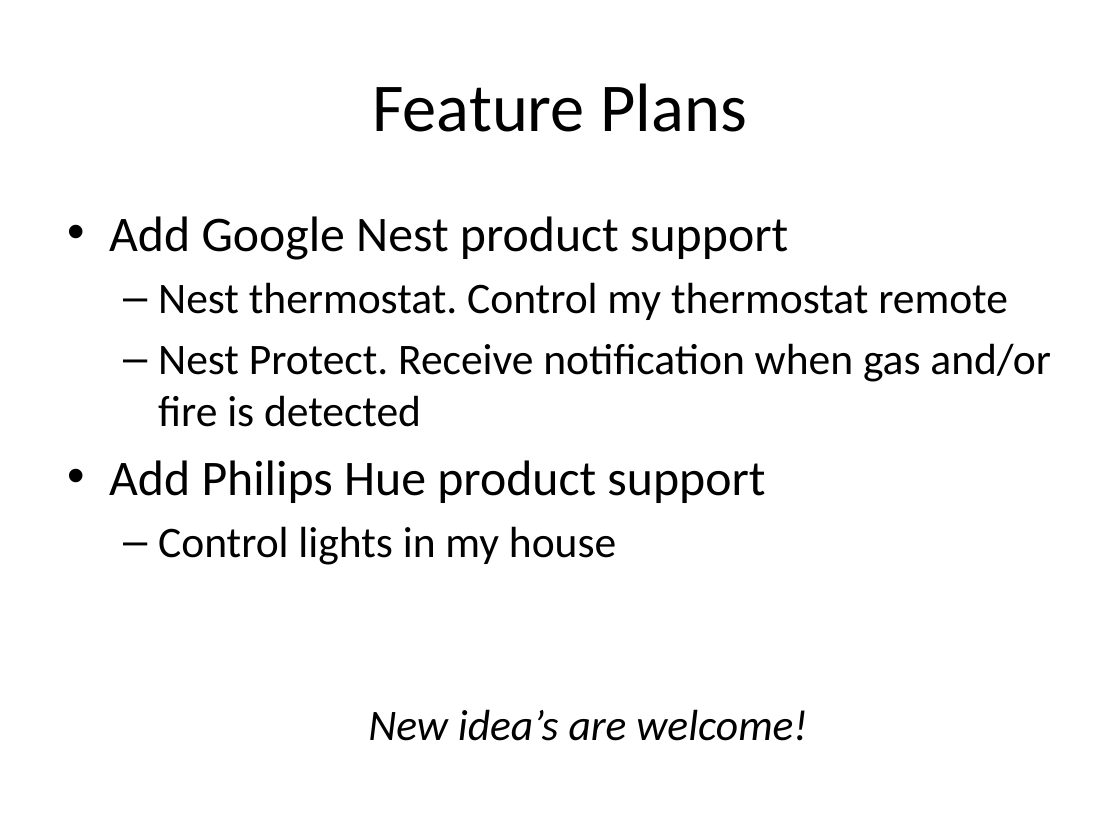
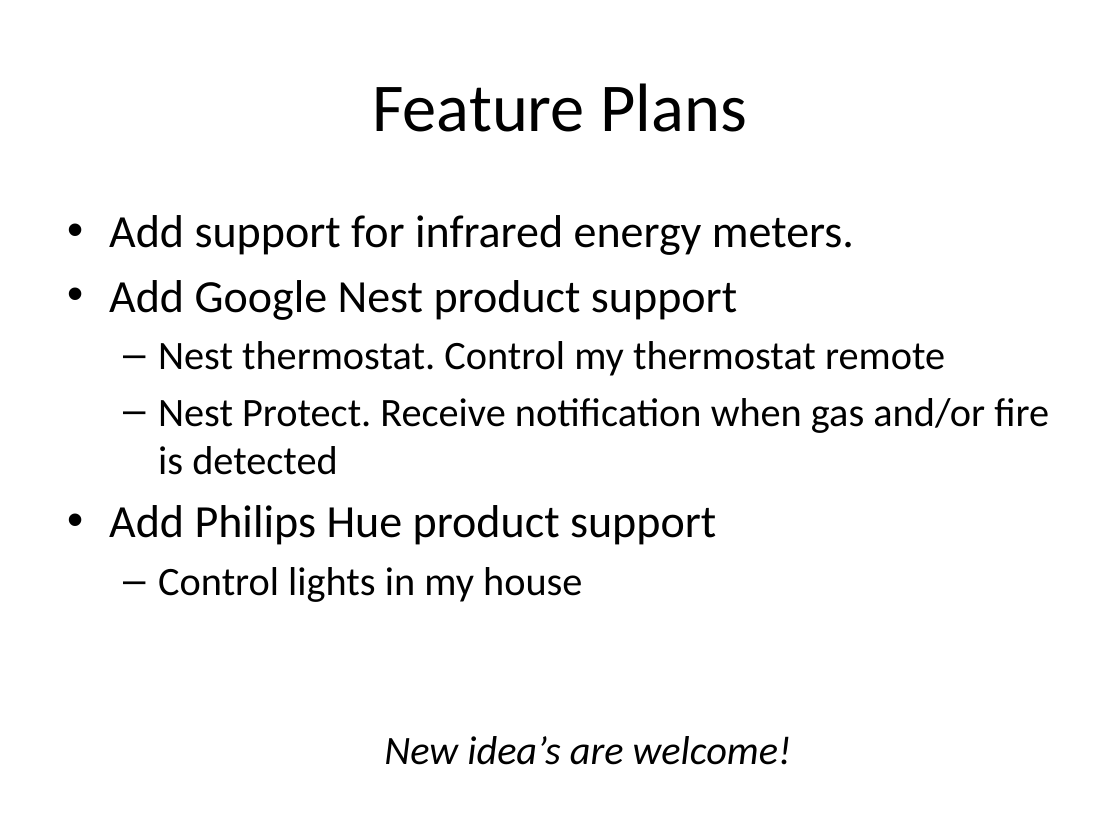
Before and after one commit to plaatsoft/plaatenergy, a slide deck: slide 23 of doc/ppt/PlaatEnergy Design.pptx. Drawn at 1120x840 pixels with LibreOffice and Linux fonts; fonts in the diff are those of the drawing. Boxes give left, top, right and bottom in pixels: in the first picture for what was removed or moved away, otherwise in the second. Text is boxed around its words. In the diff, an @@ line names an element or a change of style, - is before the commit and + after.

Commit message:
Update design powerpoint

```diff
--- a/doc/ppt/PlaatEnergy Design.pptx
+++ b/doc/ppt/PlaatEnergy Design.pptx
@@ text at (109, 215, 854, 255): paragraph added @@
+• Add support for infrared energy meters.
@@ text at (109, 280, 1049, 765): size 32 to 29.6 pt in "Add Google Nest product support", "Add Philips Hue product support"; size 28 to 25.9 pt in "Nest thermostat. Control my thermostat remote", "Nest Protect. Receive notification when gas and/or ...", "Control lights in my house", "New idea’s are welcome!" @@
```
Also in this commit, not shown: 10 other slides changed.
